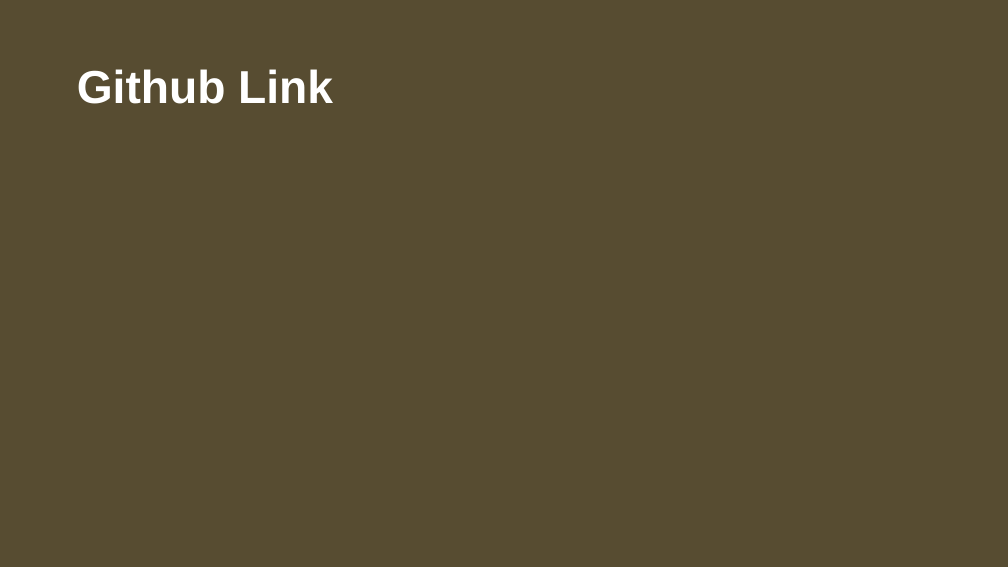
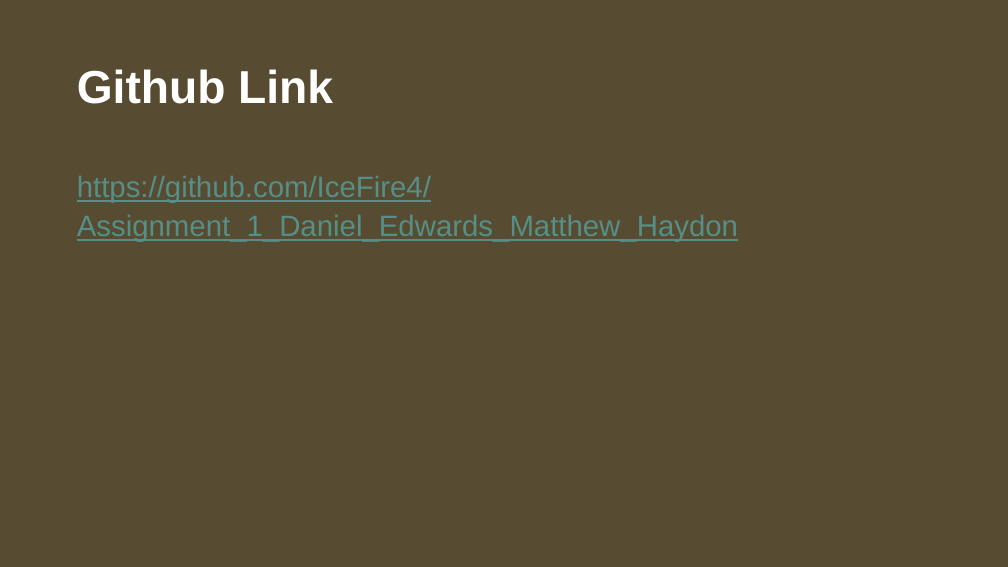
Before and after one commit to IceFire4/Assignment_1_Daniel_Edwards_Matthew_Haydon, a slide deck: slide 23 of Assignment 2 Portfolio.pptx (slide 22 before the commit). Drawn at 1008x567 pixels with LibreOffice and Linux fonts; fonts in the diff are those of the drawing; background and template pictures are left out. Boxes give left, top, right and bottom in pixels: in the first picture for what was removed or moved away, otherwise in the second. Text is boxed around its words. In the diff, an @@ line names an element or a change of style, - is before the commit and + after.

```diff
--- a/Assignment 2 Portfolio.pptx
+++ b/Assignment 2 Portfolio.pptx
@@ text added at bbox=[77, 176, 738, 242], 28 pt, text #568E88, underline @@
+https://github.com/IceFire4/Assignment_1_Daniel_Edwards_Matthew_Haydon
```
Also in this commit, not shown: 3 other slides changed, 1 slide added.
